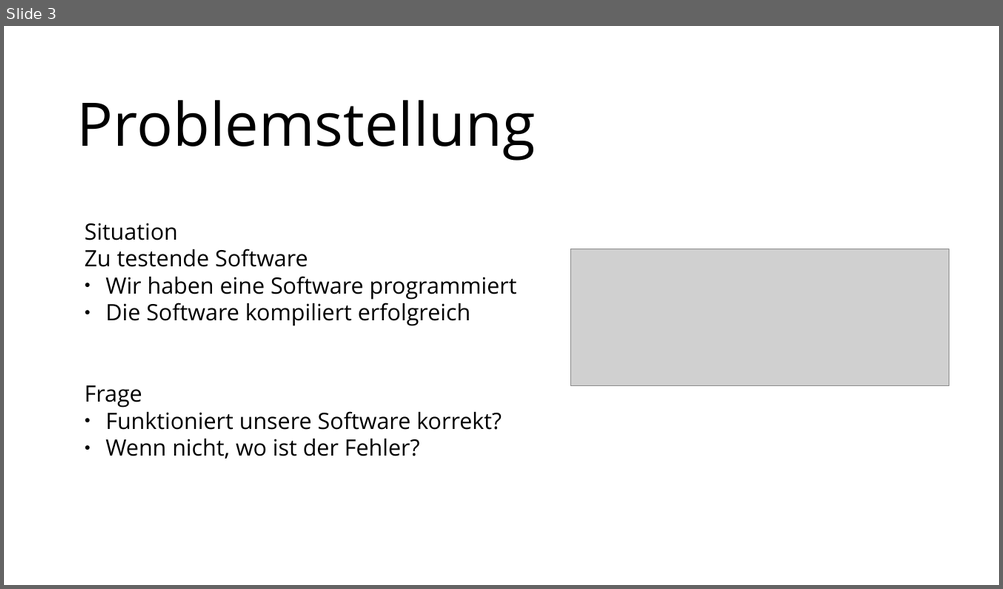
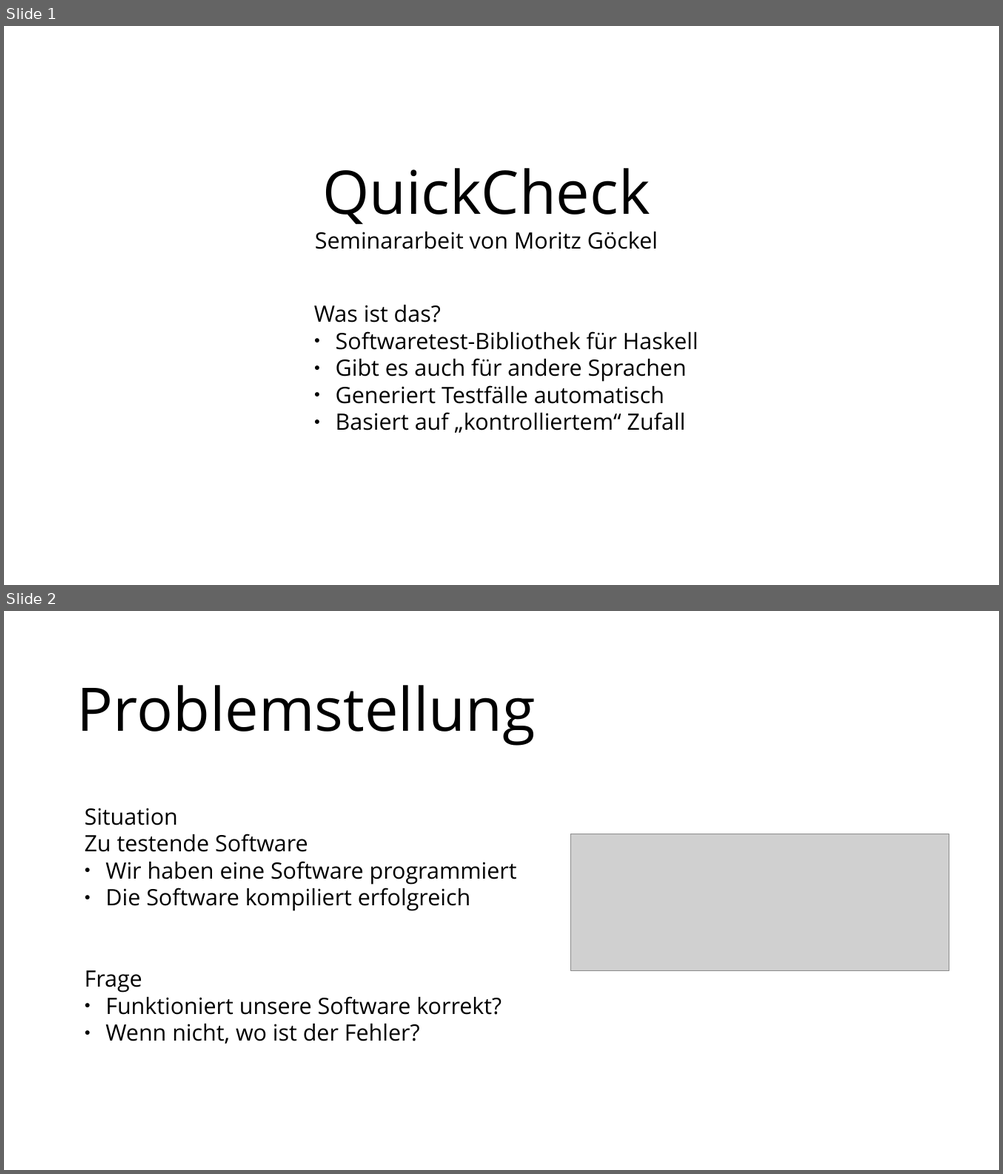
Before and after one commit to MoritzGoeckel/QuickCheck_Experiments, a slide deck: Praesentation.odp. Shown one above the other, each under a label of ours: slide 3 before the commit, slides 1 and 2 after it. The pictures are 1003x589 and 1003x1174 pixels, drawn with LibreOffice and Linux fonts; fonts in the diff are those of the drawing; grey boxes stand for pictures. Boxes give left, top, right and bottom in pixels: in the first picture for what was removed or moved away, otherwise in the second. Text is boxed around its words. In the diff, an @@ line names an element or a change of style, - is before the commit and + after.

```diff
--- a/Praesentation.odp
+++ b/Praesentation.odp
@@ slide 1 added at <box>4,26,999,585</box>, background #FFFFFF @@
@@ text added at <box>315,168,657,249</box>, 18 pt, text #000000 @@
+QuickCheck
+Seminararbeit von Moritz Göckel
@@ text added at <box>314,305,698,433</box>, 18 pt, text #000000 @@
+Was ist das?
+● Softwaretest-Bibliothek für Haskell
+● Gibt es auch für andere Sprachen
+● Generiert Testfälle automatisch
+● Basiert auf „kontrolliertem“ Zufall
@@ what was slide 3 is now slide 2 @@
```
Also in this commit, not shown: 3 slides changed, 3 other slides added, 1 slide removed, 2 other files.
